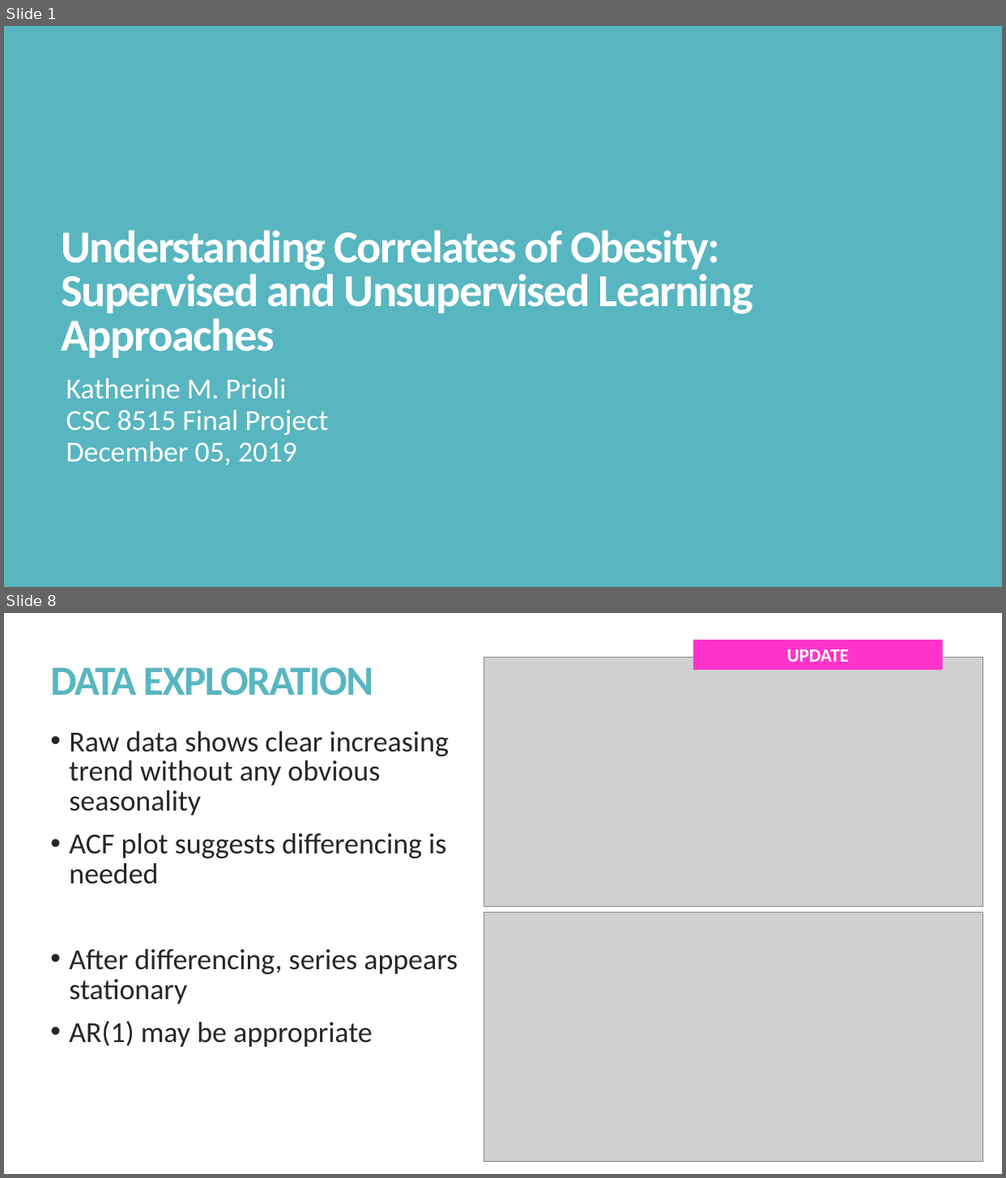
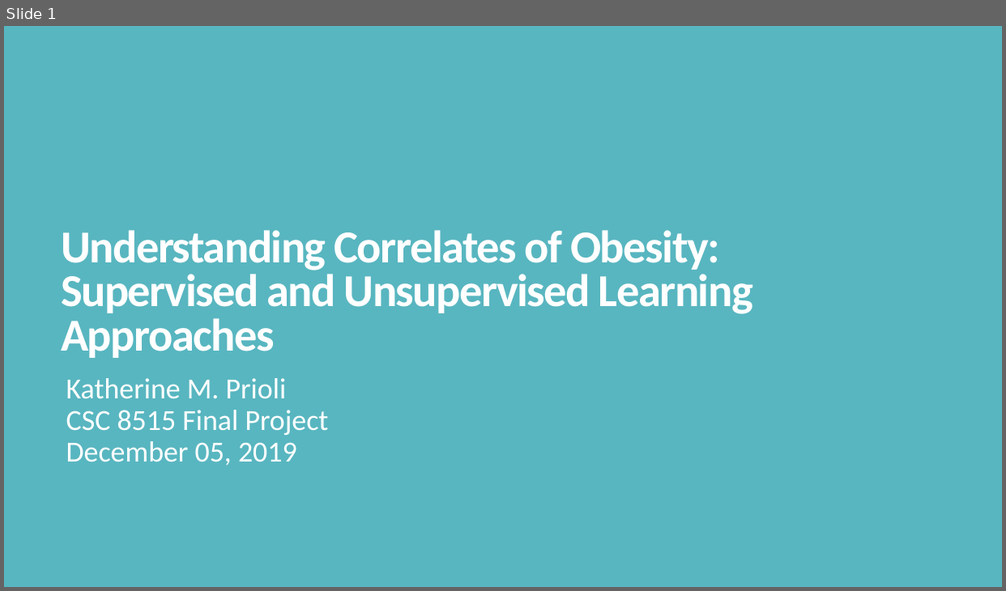
Before and after one commit to kmprioliPROF/CSC_8515_Final_Project, a slide deck: presentation/Prioli_presentation.pptx. Shown one above the other, each under a label of ours: slides 1 and 8 before the commit, slide 1 after it; the slides between them are not shown. The pictures are 1006x1178 and 1006x591 pixels, drawn with LibreOffice and Linux fonts; fonts in the diff are those of the drawing; grey boxes stand for pictures. Boxes give left, top, right and bottom in pixels: in the first picture for what was removed or moved away, otherwise in the second. Text is boxed around its words. In the diff, an @@ line names an element or a change of style, - is before the commit and + after.

```diff
--- a/presentation/Prioli_presentation.pptx
+++ b/presentation/Prioli_presentation.pptx
@@ slide 8 removed at [4, 613, 1002, 1174], background #FFFFFF @@
@@ picture removed at [484, 658, 983, 907] @@
@@ rectangle removed at [693, 640, 943, 670] @@
-UPDATE
@@ title removed at [50, 667, 373, 696] @@
-DATA EXPLORATION
@@ text removed at [69, 731, 449, 884] @@
-• Raw data shows clear increasing trend without any obvious seasonality
-• ACF plot suggests differencing is needed
@@ picture removed at [484, 913, 983, 1161] @@
@@ text removed at [69, 949, 458, 1047] @@
-• After differencing, series appears stationary
-• AR(1) may be appropriate
```
Also in this commit, not shown: 3 slides changed, 11 slides added, 15 other slides removed.
